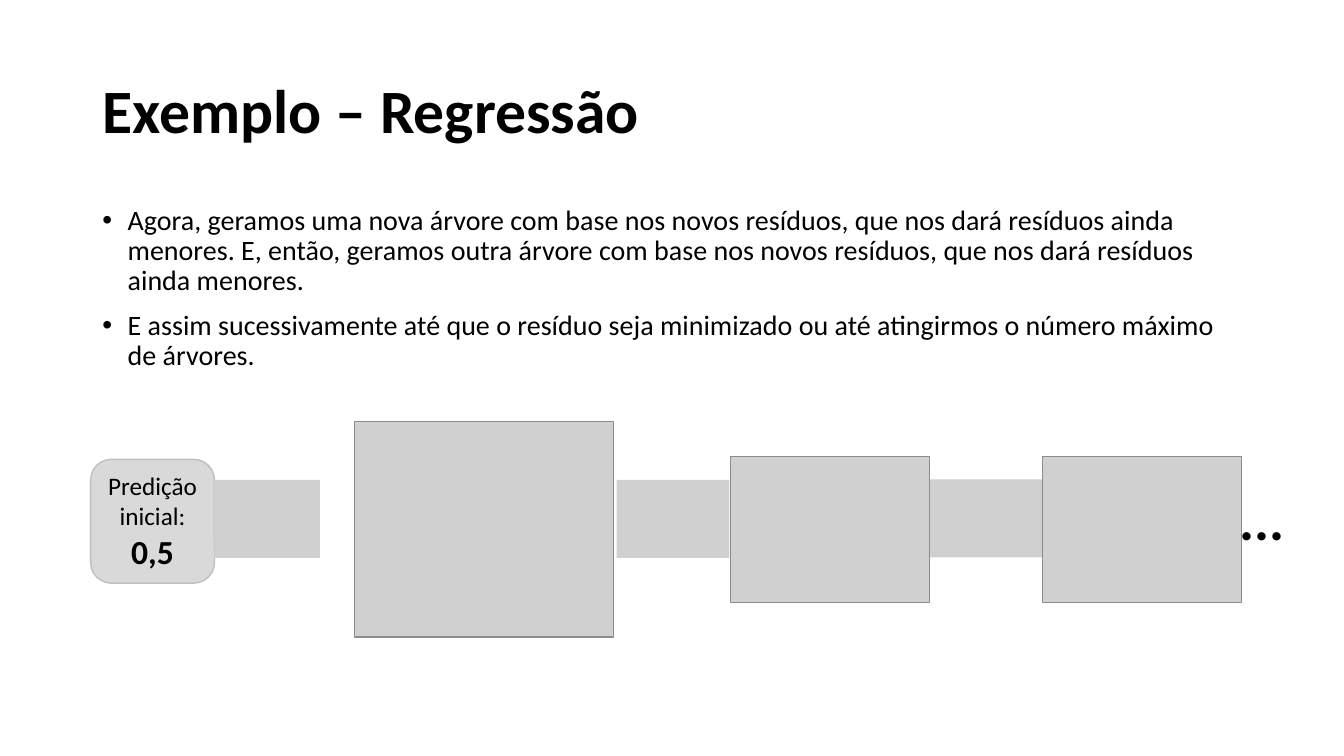
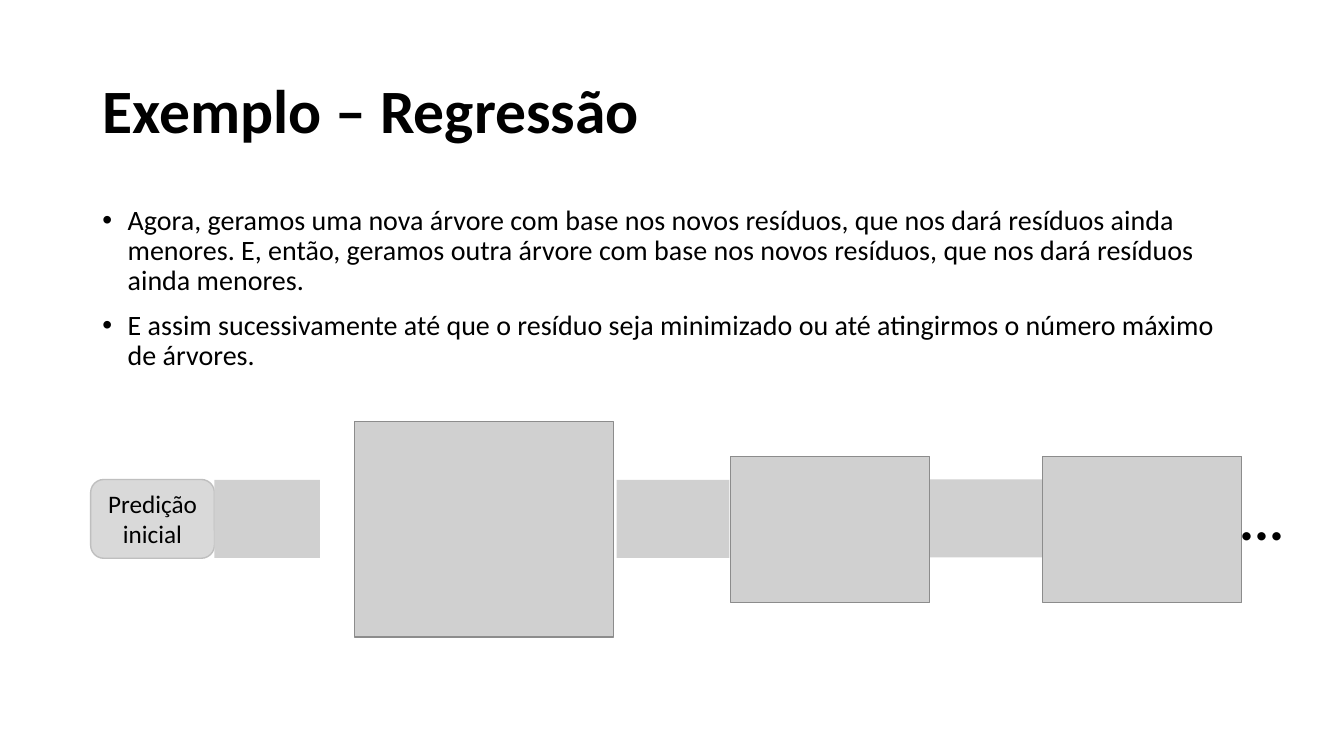
Before and after one commit to alessandradomi/TP558, a slide deck: slide 27 of seminario_XGBoost/TP558_Seminario_XGBoost_Alessandra.pptx. Drawn at 1344x756 pixels with LibreOffice and Linux fonts; fonts in the diff are those of the drawing; grey boxes stand for pictures. Boxes give left, top, right and bottom in pixels: in the first picture for what was removed or moved away, otherwise in the second. Text is boxed around its words. In the diff, an @@ line names an element or a change of style, - is before the commit and + after.

```diff
--- a/seminario_XGBoost/TP558_Seminario_XGBoost_Alessandra.pptx
+++ b/seminario_XGBoost/TP558_Seminario_XGBoost_Alessandra.pptx
@@ rounded rectangle "Predição inicial" resized from (x1=91, y1=460, x2=215, y2=584) to (x1=91, y1=480, x2=215, y2=559) @@
@@ text in rounded rectangle at (x1=108, y1=495, x2=197, y2=543): text changed @@
-Predição inicial:
-0,5
+Predição inicial
```
Also in this commit, not shown: 8 other slides changed, 5 slides added, 1 other file.
